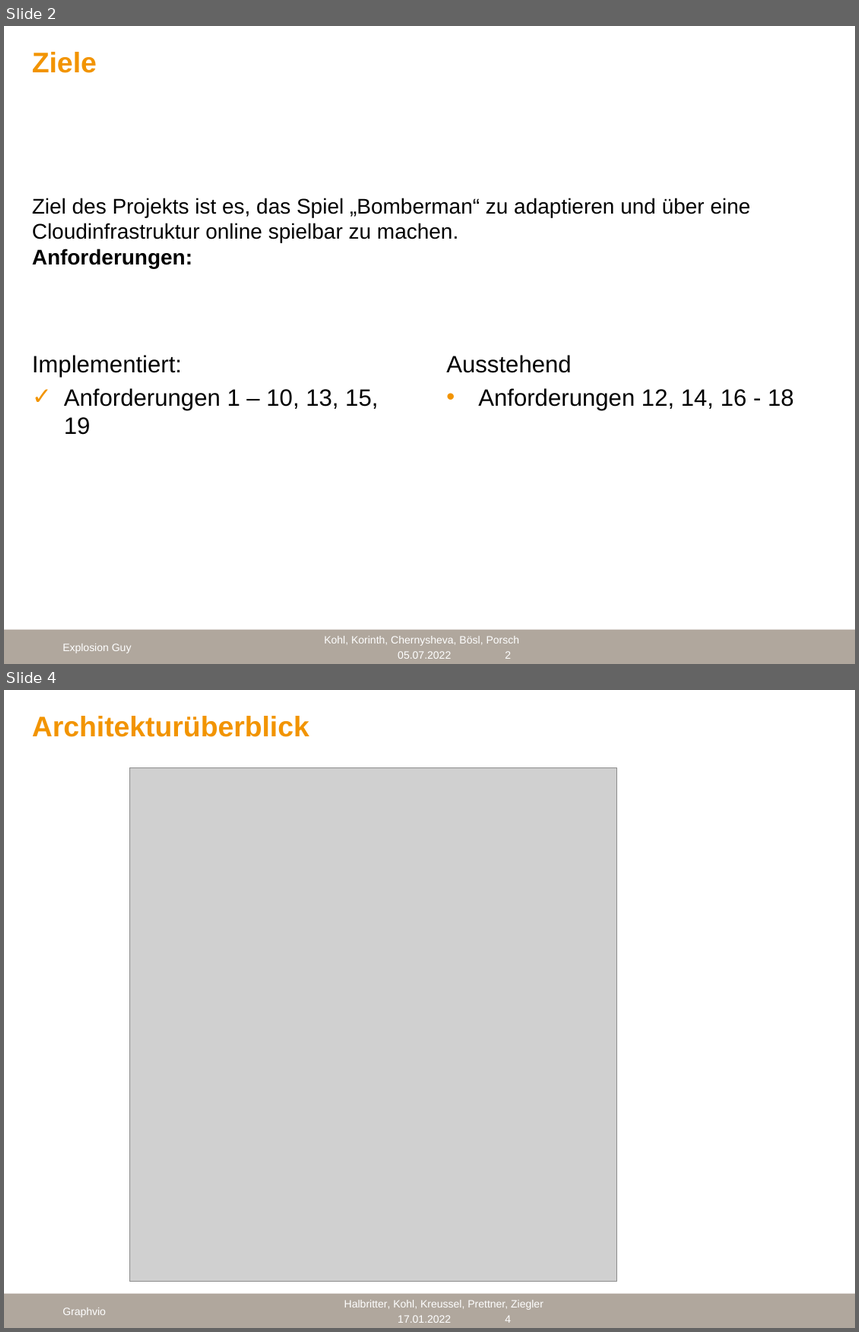
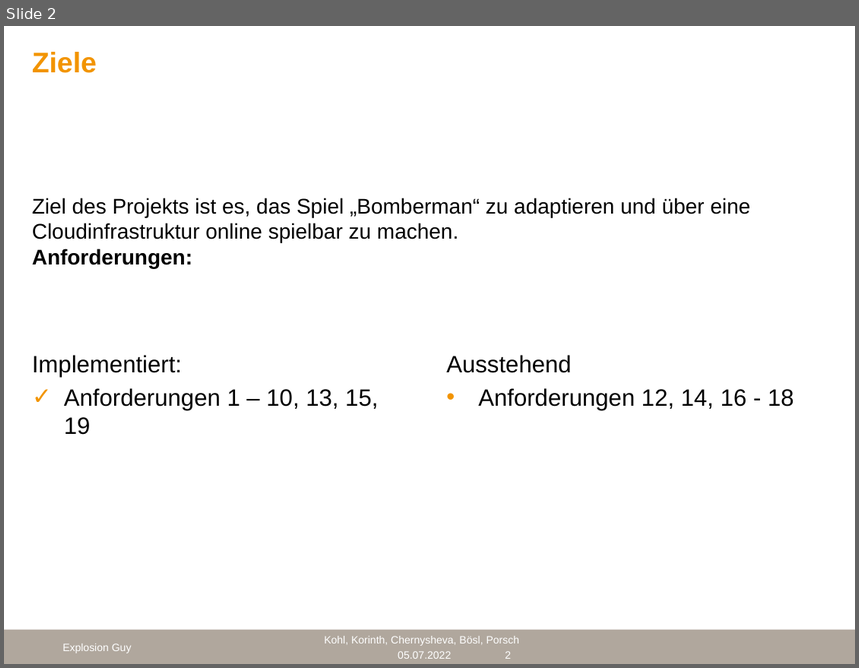
Before and after one commit to cyberlytics/ExplosionGuy, a slide deck: doc/Präsentation/Abschlussprasentation.pptx. Shown one above the other, each under a label of ours: slides 2 and 4 before the commit, slide 2 after it; the slides between them are not shown. The pictures are 859x1332 and 859x668 pixels, drawn with LibreOffice and Linux fonts; fonts in the diff are those of the drawing; grey boxes stand for pictures; background and template pictures are left out. Boxes give left, top, right and bottom in pixels: in the first picture for what was removed or moved away, otherwise in the second. Text is boxed around its words. In the diff, an @@ line names an element or a change of style, - is before the commit and + after.

```diff
--- a/doc/Präsentation/Abschlussprasentation.pptx
+++ b/doc/Präsentation/Abschlussprasentation.pptx
@@ slide 4 removed at [4, 690, 855, 1328], background #FFFFFF; not listed: 1 template element that a slide beside it also shows @@
@@ title removed at [32, 716, 310, 737] @@
-Architekturüberblick
@@ picture removed at [130, 768, 618, 1281] @@
@@ text removed at [344, 1300, 544, 1310] @@
-Halbritter, Kohl, Kreussel, Prettner, Ziegler
@@ text removed at [63, 1308, 106, 1318] @@
-Graphvio
@@ text removed at [398, 1315, 451, 1323] @@
-17.01.2022
@@ page number removed at [505, 1315, 511, 1323] @@
-4
```
Also in this commit, not shown: 1 slide changed, 4 slides added, 4 other slides removed.
